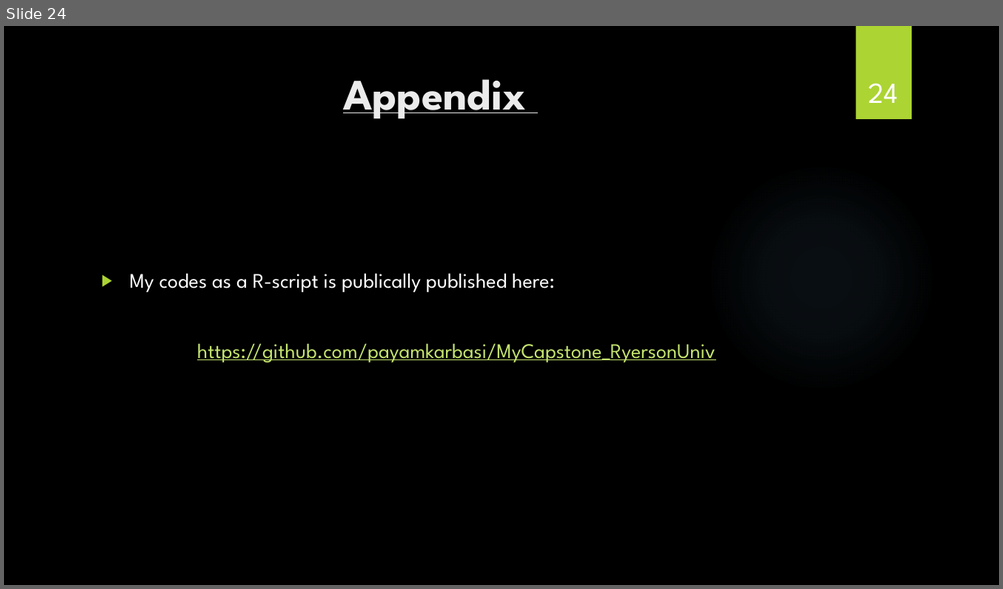
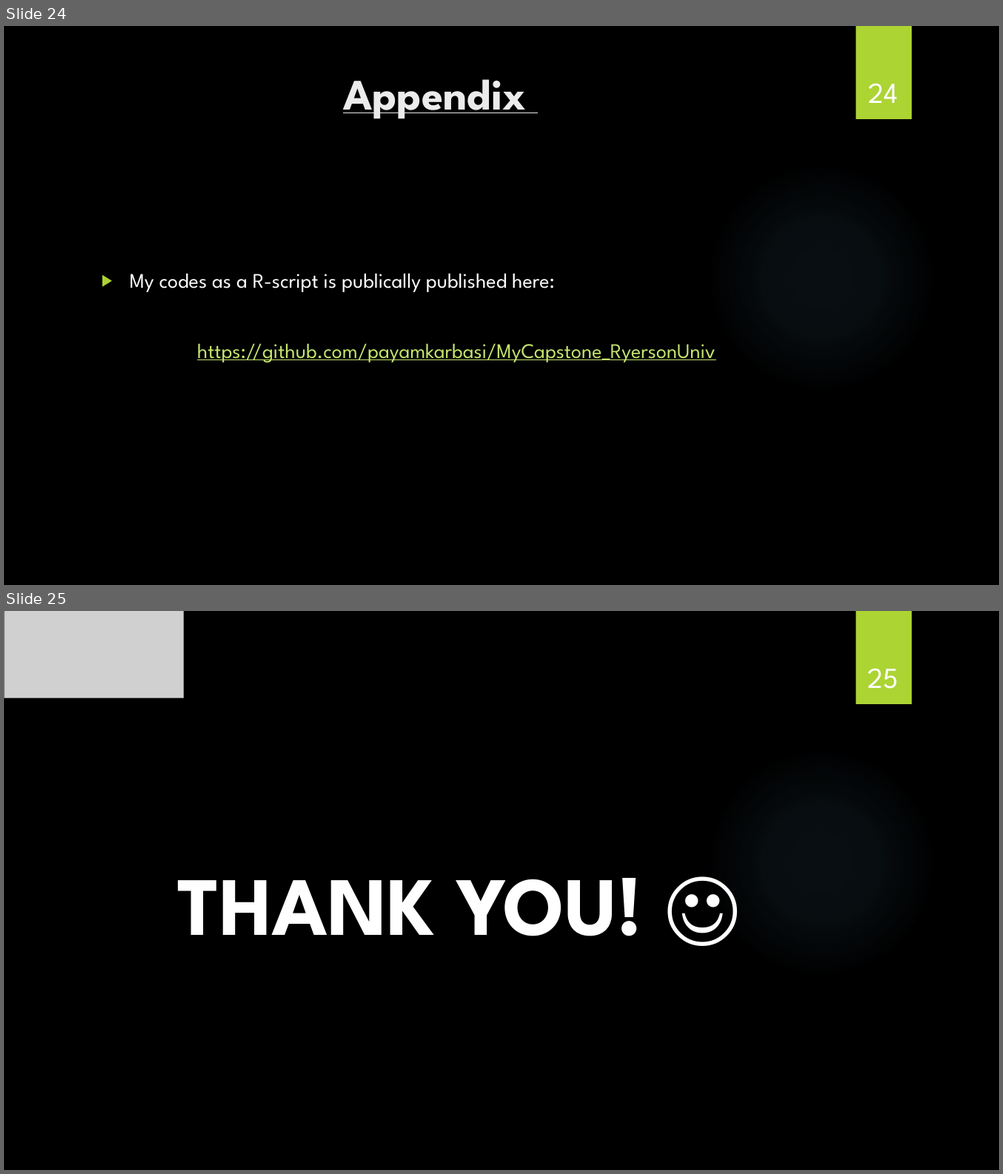
Before and after one commit to payamkarbasi/MyCapstone_RyersonUniv, a slide deck: CAPSTONE-Presentation-PayamKarbasi_5.ppsx. Shown one above the other, each under a label of ours: slide 24 before the commit, slides 24 and 25 after it. The pictures are 1003x589 and 1003x1174 pixels, drawn with LibreOffice and Linux fonts; fonts in the diff are those of the drawing; grey boxes stand for pictures; background and template pictures are left out. Boxes give left, top, right and bottom in pixels: in the first picture for what was removed or moved away, otherwise in the second. Text is boxed around its words. In the diff, an @@ line names an element or a change of style, - is before the commit and + after.

```diff
--- a/CAPSTONE-Presentation-PayamKarbasi_5.ppsx
+++ b/CAPSTONE-Presentation-PayamKarbasi_5.ppsx
@@ slide 25 added at [4, 611, 999, 1170], background picture (left out); not listed: 2 template elements that a slide beside it also shows @@
@@ picture added at [4, 611, 184, 698] @@
@@ page number added at [867, 668, 898, 689], 28 pt, text #FFFFFF @@
+25
@@ text added at [177, 878, 643, 937], 80 pt, text #FFFFFF, bold @@
+THANK YOU! ☺
```
Also in this commit, not shown: 2 slides changed.
